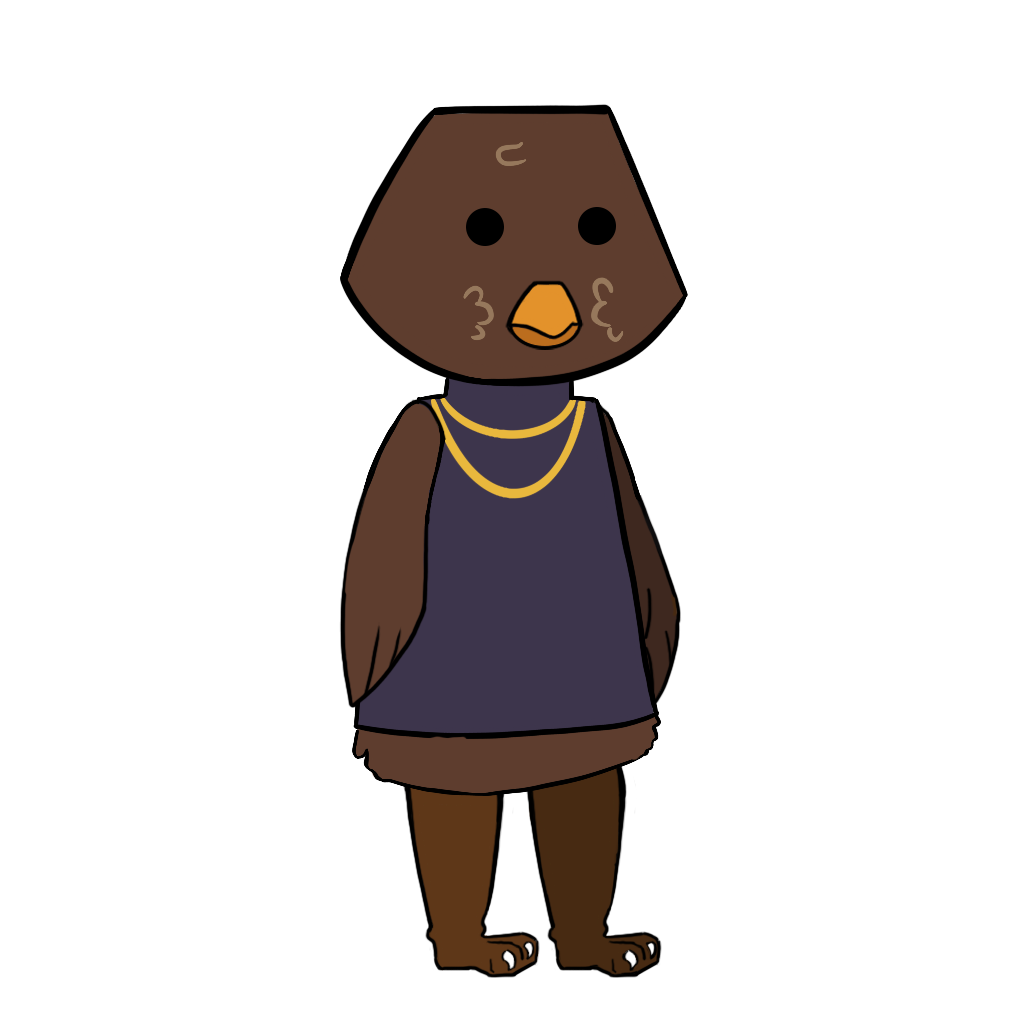
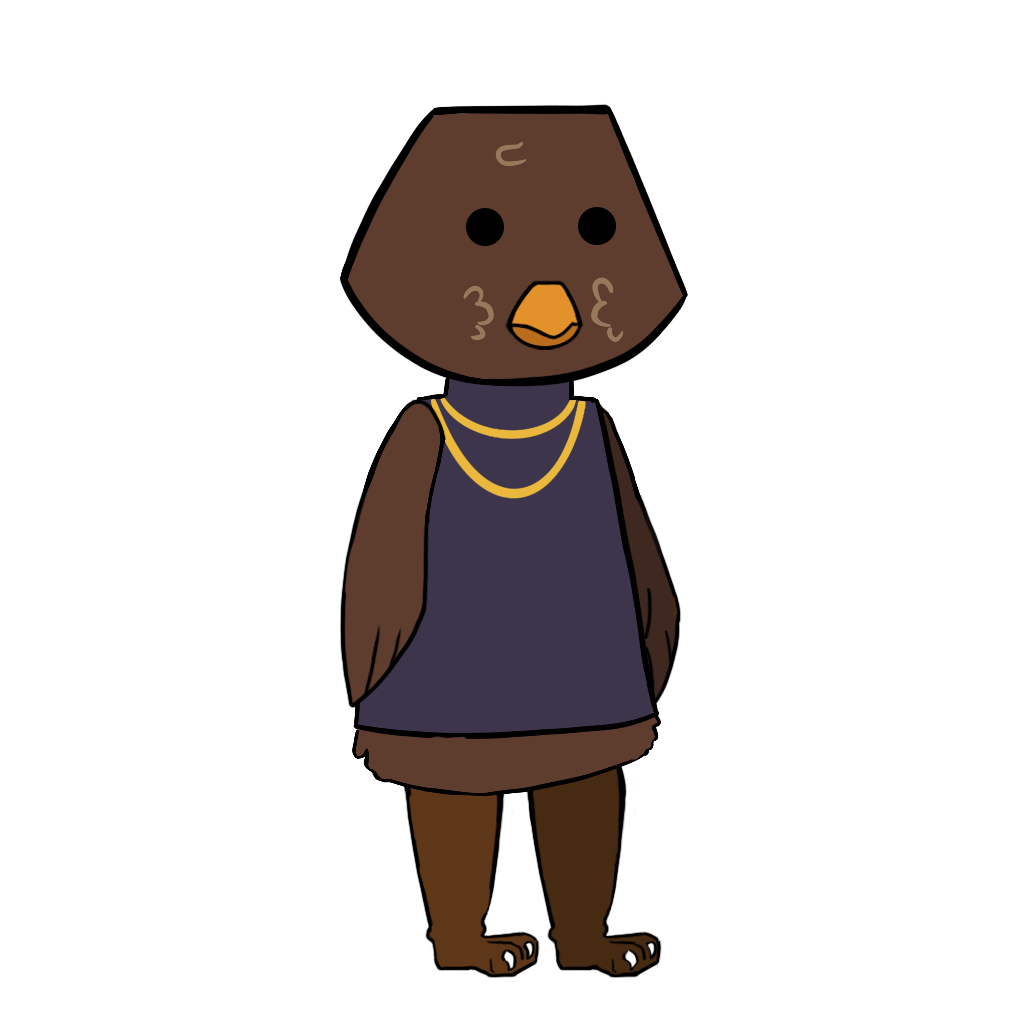
Layer changes from the first w=1024, h=1024 image to the second:
renamed "Tank_LegF_Mars" to "3Q_LegFront", painted on it over [409, 794, 537, 971]
renamed "Tank_LegB_Mars" to "3Q_LegBack", painted on it over [409, 794, 537, 971]
